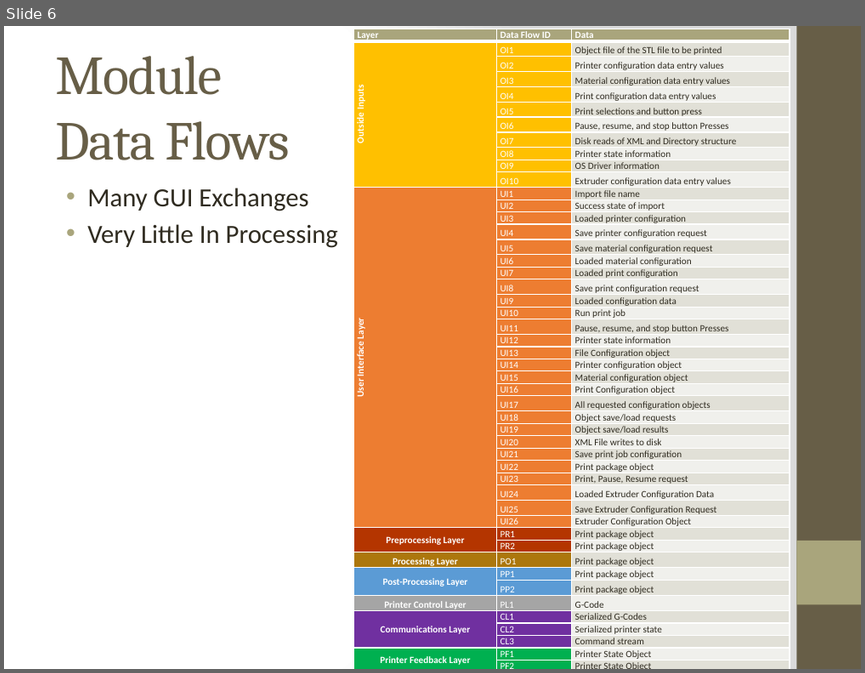
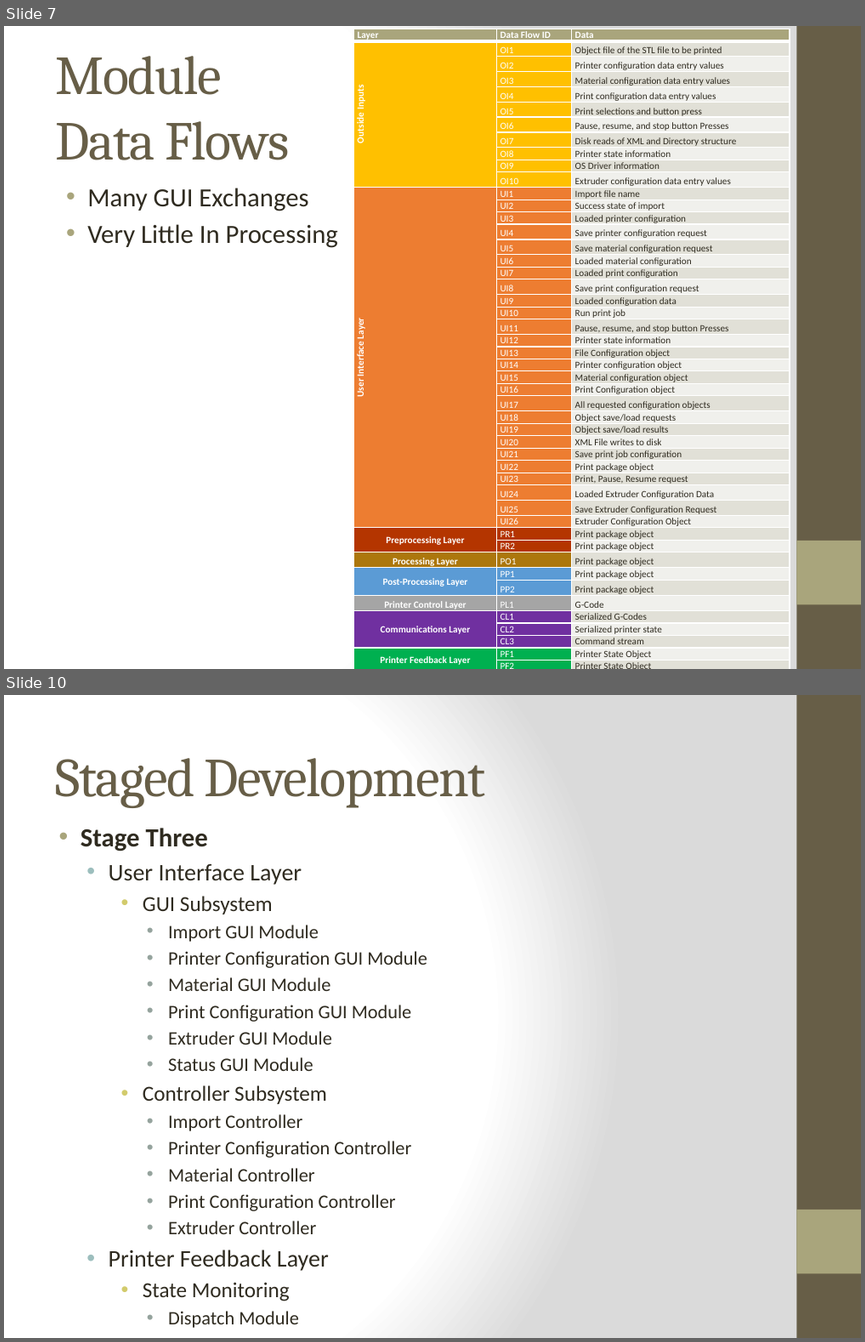
Before and after one commit to qpHalcy0n/SRDesign, a slide deck: Test Plan Presentation/Team Ink3d Test Plan.pptx. Shown one above the other, each under a label of ours: slide 6 before the commit, slides 7 and 10 after it; the slides between them are not shown. The pictures are 865x673 and 865x1342 pixels, drawn with LibreOffice and Linux fonts; fonts in the diff are those of the drawing. Boxes give left, top, right and bottom in pixels: in the first picture for what was removed or moved away, otherwise in the second. Text is boxed around its words. In the diff, an @@ line names an element or a change of style, - is before the commit and + after.

```diff
--- a/Test Plan Presentation/Team Ink3d Test Plan.pptx
+++ b/Test Plan Presentation/Team Ink3d Test Plan.pptx
@@ slide 10 added at [4, 695, 861, 1338], background gradient #FFFFFF to #DADADA; not listed: 2 template elements that a slide beside it also shows @@
@@ title added at [55, 758, 486, 808], 46 pt, text #675E47 @@
+Staged Development
@@ text added at [80, 828, 427, 1327], 16 pt, text #2F2B20 @@
+• Stage Three
+  • User Interface Layer
+    • GUI Subsystem
+      • Import GUI Module
+      • Printer Configuration GUI Module
+      • Material GUI Module
+      • Print Configuration GUI Module
+      • Extruder GUI Module
+      • Status GUI Module
+    • Controller Subsystem
+      • Import Controller
+      • Printer Configuration Controller
+      • Material Controller
+      • Print Configuration Controller
+      • Extruder Controller
+  • Printer Feedback Layer
+    • State Monitoring
+      • Dispatch Module
@@ what was slide 6 is now slide 7 @@
```
Also in this commit, not shown: 45 other slides added, 1 slide removed.
